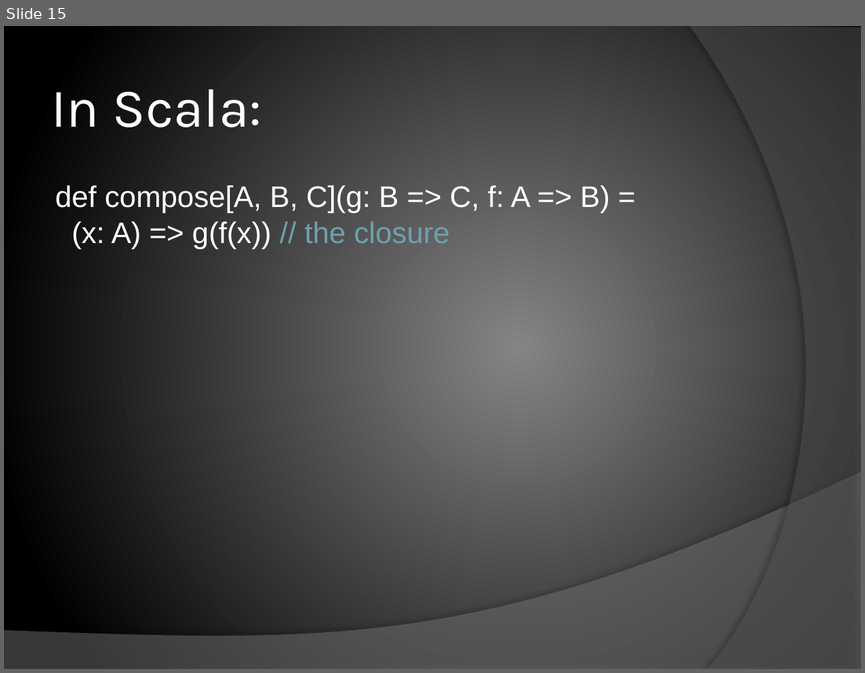
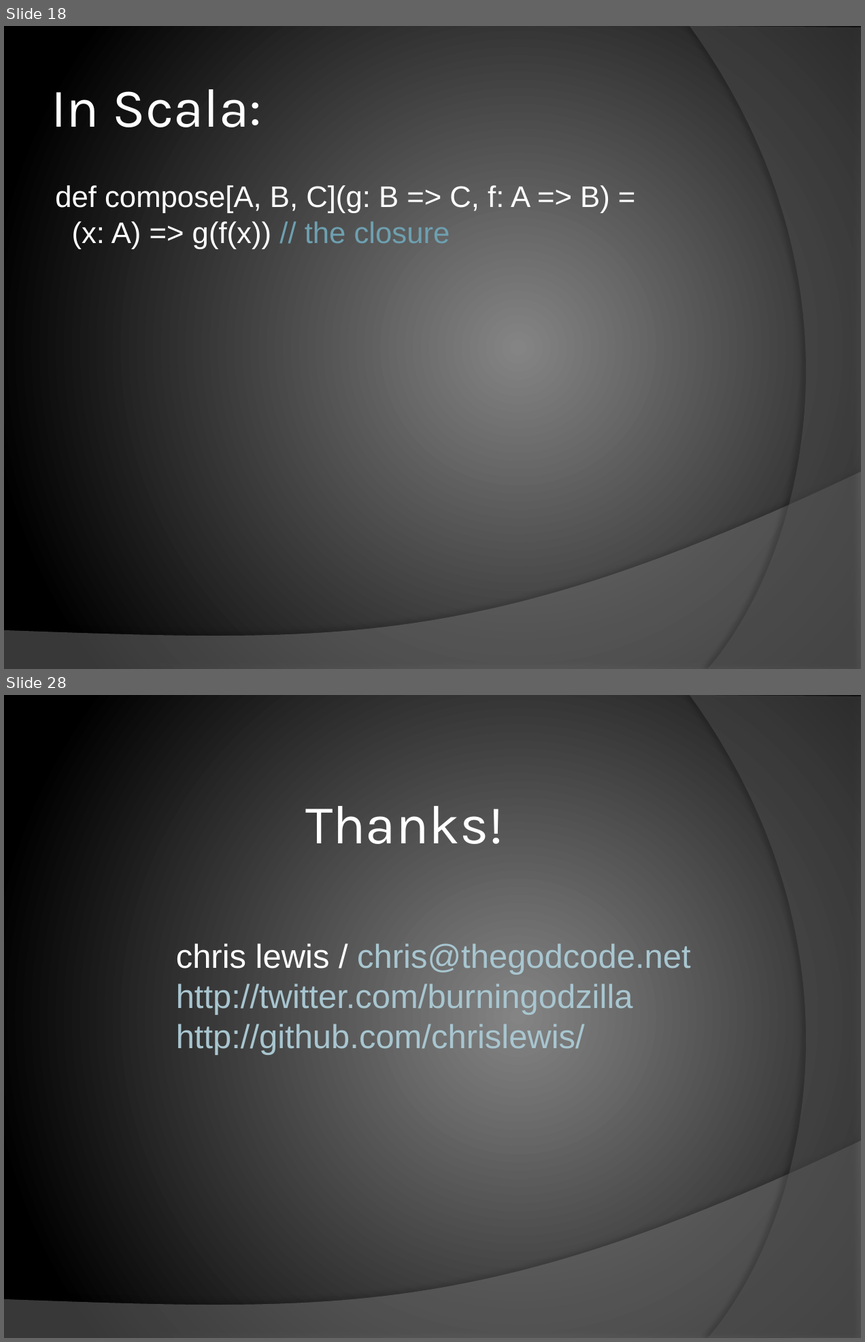
Before and after one commit to chrislewis/JaxFunc_0_ImperativelyFunctional, a slide deck: JaxFunc.pptx. Shown one above the other, each under a label of ours: slide 15 before the commit, slides 18 and 28 after it; the slides between them are not shown. The pictures are 865x673 and 865x1342 pixels, drawn with LibreOffice and Linux fonts; fonts in the diff are those of the drawing. Boxes give left, top, right and bottom in pixels: in the first picture for what was removed or moved away, otherwise in the second. Text is boxed around its words. In the diff, an @@ line names an element or a change of style, - is before the commit and + after.

```diff
--- a/JaxFunc.pptx
+++ b/JaxFunc.pptx
@@ slide 28 added at (4,695,861,1338), background gradient #848484 to #000000; not listed: 2 template elements that a slide beside it also shows @@
@@ text added at (305,806,504,844), 46 pt, text #FFFFFF @@
+Thanks!
@@ text added at (176,943,690,1055), 28 pt, text #A8C6D0 @@
+chris lewis / chris@thegodcode.net
+http://twitter.com/burningodzilla
+http://github.com/chrislewis/
@@ what was slide 15 is now slide 18 @@
```
Also in this commit, not shown: 6 slides changed, 8 other slides added, 1 other file.
